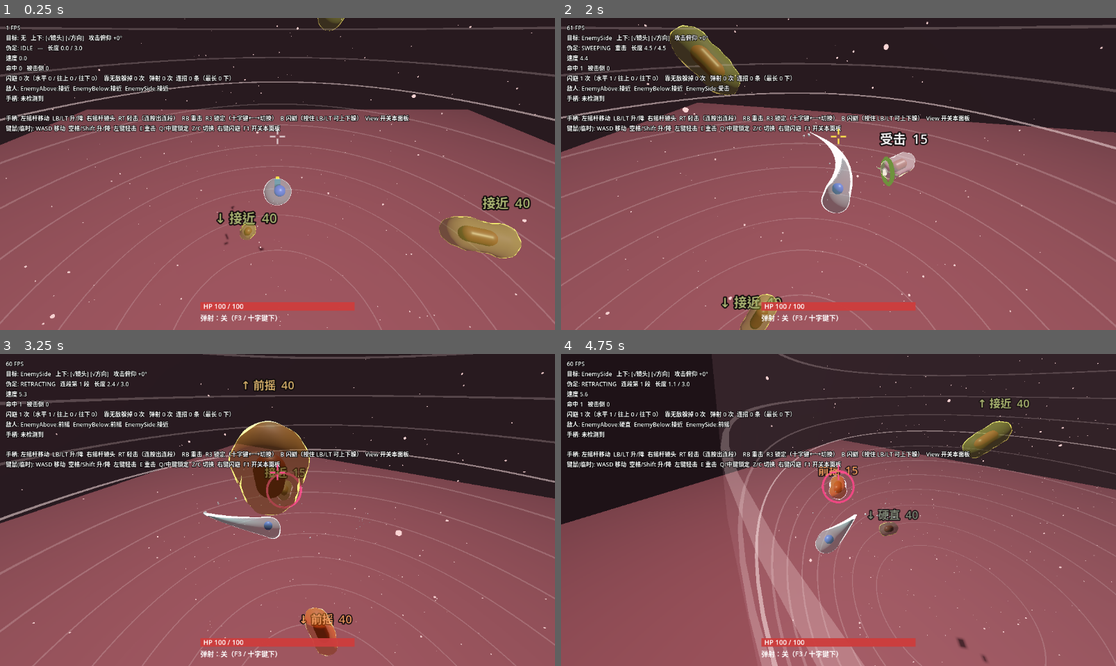
Above: before the commit, frames 1-4 (two rows, left to right).
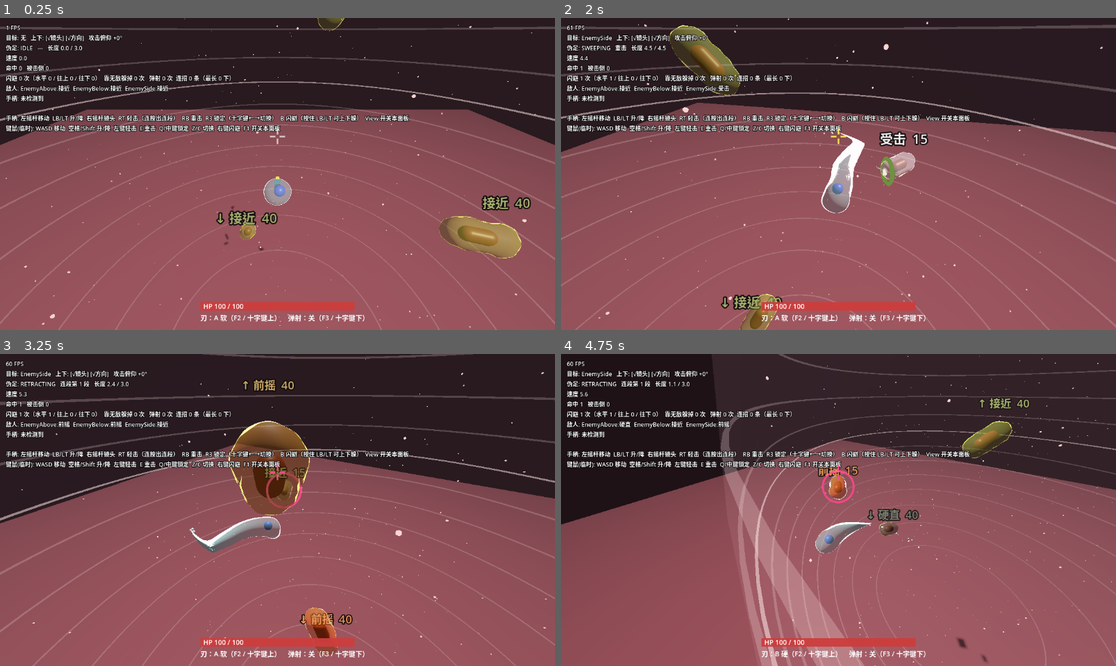
Above: after the commit, the same moments.

Repository: paddypasteur/cellgod
Game: Godot game, scene res://scenes/arena.tscn
Two runs of this game, one before a commit and one after it. Both use one fixed random seed, a clock stepped at 60 frames per second and the inputs below.
Inputs (mouse positions are in pixels of both pictures, inside the frame that each line leads up to):
- Up to frame 1 (0.25 s): no input
- Up to frame 2 (2 s): move the mouse to (960, 158) at 0.52 s; hold D (move_right) 0.53-1.28 s; right-click (960, 158) at 0.6 s; click (960, 158) at 0.67 s; move the mouse to (727, 189) at 1.27 s; hold S (move_back) from 1.28 s (still down); tap E (heavy_attack) at 1.35 s
- Up to frame 3 (3.25 s): move the mouse to (333, 441) at 2.02 s; release S (move_back) at 2.03 s; hold D (move_right) 2.03-2.78 s; tap C (lock_next) at 2.1 s; move the mouse to (249, 572) at 2.77 s; hold W (move_forward) from 2.78 s (still down); tap Q (lock_on) at 2.85 s; click (249, 572) at 2.92 s
- Up to frame 4 (4.75 s): move the mouse to (1005, 556) at 3.52 s; release W (move_forward) at 3.53 s; hold A (move_left) from 3.53 s (still down); tap Z (lock_prev) at 3.6 s; tap F2 (toggle_ab, bound only after the commit) at 4.15 s; move the mouse to (672, 463) at 4.27 s; click (672, 463) at 4.35 s

The runs differ from the first frame. In frame 1, 0.3% of the frame differs, in the area x 36-66%, y 95-98%; in frame 2, 0.7%; in frame 3, 1.0%, in the area x 34-67%, y 44-98%; in frame 4, 0.5%.

Commit message:
刃改片状并收尖；刃沿长度分段弹簧做出韧劲，甩多少做成 A/B（F2/十字键上）；剪影工具改玩家视角；统计加高度中位数、锁定前受击率、锁着/没锁分列
Co-Authored-By: Claude Opus 5.5 <noreply@anthropic.com>

Diff:
--- a/scripts/autoload/input_setup.gd
+++ b/scripts/autoload/input_setup.gd
@@ -31,8 +31,10 @@
     _add_action(&"camera_down", [_joy_axis(JOY_AXIS_RIGHT_Y, 1.0)])
 
     _add_action(&"toggle_debug", [_key(KEY_F1), _joy_button(JOY_BUTTON_BACK)])
-    # 能力开关（当前：弹射），给开发者当场对比用。以后有 A/B 在测时，F2 / 十字键上留给 A/B 切换
+    # 能力开关（当前：弹射），给开发者当场对比用
     _add_action(&"toggle_ability", [_key(KEY_F3), _joy_button(JOY_BUTTON_DPAD_DOWN)])
+    # 当前在测的 A/B 切换（2026-11-28 起：刃的韧劲）
+    _add_action(&"toggle_ab", [_key(KEY_F2), _joy_button(JOY_BUTTON_DPAD_UP)])
     # 闪避：手柄 B（类魂惯例），键鼠临时用右键
     _add_action(&"dodge", [_mouse(MOUSE_BUTTON_RIGHT), _joy_button(JOY_BUTTON_B)])
 
--- a/scripts/debug/playtest_logger.gd
+++ b/scripts/debug/playtest_logger.gd
@@ -22,7 +22,7 @@
 ##   lock      锁定状态变化；info = on / off / switch
 ## sample 的 info = L 表示当时处于锁定状态；hurt 的 info = locked 表示挨打时处于锁定状态
 ##   input     玩家按下攻击或闪避；info = 动作名（算"命中后到下一次输入的间隔"用）
-## preset 列 = 当时在测的 A/B（2026-11-27 打击感 A/B 结束后暂时为空）；bounce 列 = 弹射能力开（1）/关（0）
+## preset 列 = 当时在测的 A/B（2026-11-28 起：刃的韧劲 A 软 / B 硬）；bounce 列 = 弹射能力开（1）/关（0）
 ##   chain 的结束原因 no_target = 窗口里推了方向按了攻击，但锥形里没目标（想弹没弹出来）
 
 @export var player: Player
@@ -206,7 +206,7 @@
         "" if is_nan(rel_y) else "%.2f" % rel_y,
         "" if on_screen < 0 else str(on_screen),
         _threat_count(),
-        "",
+        player.whip_preset,
         info,
         1 if player.ability_chain_launch else 0,
     ])
--- a/scripts/player/player.gd
+++ b/scripts/player/player.gd
@@ -273,14 +273,31 @@
 @export var blade_length_damping: float = 16.0
 ## 起手时刃的起点比判定起点再往后多少度：蓄的那一下往后拉
 @export var blade_wind_back_deg: float = 25.0
-## 尾部被甩在后面的程度：每 1 弧度/秒的挥动速度弯多少弧度；最多弯多少
-@export var blade_bend_per_speed: float = 0.035
-@export var blade_bend_max: float = 1.0
+## 韧劲（2026-11-28 开发者："整体看起来没有韧感"）：刃沿长度分成几段，每段追前一段，越往尖端越软。
+## 挥出去时尖端跟不上根部、整片向后弓；根部停下后尖端再抽过去——"弓 → 抽"
+## 甩多少是手感问题，做成 A/B 让开发者当场切（F2 / 十字键上）：
+##   A = 软，甩得多（尖端明显弓、收招时会打卷）；B = 硬，甩得少（只弓一点，收招不打卷）
+## 切换时会覆盖下面三个值
+@export_enum("A", "B") var whip_preset: String = "A":
+    set(value):
+        whip_preset = value
+        _apply_whip_preset()
+## 分几段
+@export_range(2, 8) var blade_segments: int = 4
+## 每往外一段，刚度乘以这个数（越小尖端越软、越跟不上）
+@export_range(0.1, 1.0) var blade_tip_softness: float = 0.6
+## 每段的阻尼比：越小抽回来时越弹（< 1 才会冲过头）
+@export_range(0.05, 1.5) var blade_segment_damping_ratio: float = 0.45
+## 每一段相对根部最多弯多少弧度（防止转一圈）
+@export var blade_bend_max: float = 1.4
 ## 根部有多宽（度）：膜上离出手方向这么多度以内的部分会被拉出去。越大和身体连得越自然
 @export_range(20.0, 85.0) var blade_root_deg: float = 72.0
-## 尖端粗细（相对根部）、沿挥动轴压扁的程度（刃是扁的）
-@export_range(0.0, 1.0) var blade_thin: float = 0.35
-@export_range(0.0, 1.0) var blade_flat: float = 0.75
+## 刃的横截面（2026-11-28 开发者："还是一个柱形""自然而然地过渡成偏片状的"）：
+## 在挥击平面内铺开的宽度倍数、垂直于挥击平面的厚度倍数。根部是身体（圆），往外逐渐过渡，尖端最扁
+@export var blade_width: float = 1.4
+@export_range(0.02, 1.0) var blade_thickness: float = 0.15
+## 刃尖收尖的程度（0 = 圆头，1 = 尖到一个点）
+@export_range(0.0, 1.0) var blade_tip_sharp: float = 0.85
 ## 伸出长度沿刃的分布：大于 1 时质量堆在根部、尖端是一根细刺（剪影像"球 + 针"）；接近 1 时从身体到刃尖均匀变细
 @export var blade_profile: float = 0.9
 ## 刃静止时也带一点弯（弧度），弯向挥过来的方向：停住时不是一根直棍
@@ -322,6 +339,9 @@
 var _mass_vel: Vector3 = Vector3.ZERO
 var _blade_angle: float = 0.0
 var _blade_angle_vel: float = 0.0
+## 刃沿长度的各段角度和角速度（0 = 根部 = _blade_angle）
+var _seg_angle: PackedFloat32Array = PackedFloat32Array()
+var _seg_vel: PackedFloat32Array = PackedFloat32Array()
 var _blade_len: float = 0.0
 var _blade_len_vel: float = 0.0
 var _blade_base: Vector3 = Vector3.FORWARD
@@ -443,6 +463,7 @@
     health = max_health
     _ensure_tiers()
     _apply_look()
+    _apply_whip_preset()
     _create_lock_marker()
 
 
@@ -463,6 +484,8 @@
         _heavy_buffer = input_buffer_time
     elif _is_fresh_press(event, &"dodge"):
         _dodge_buffer = dodge_buffer_time
+    elif _is_fresh_press(event, &"toggle_ab"):
+        whip_preset = "B" if whip_preset == "A" else "A"
     elif event.is_action_pressed(&"toggle_ability"):
         ability_chain_launch = not ability_chain_launch
         if not ability_chain_launch:
@@ -867,6 +890,7 @@
         _blade_angle += _blade_angle_vel * delta
         var follow: float = mass_follow_heavy if _attack_is_heavy else mass_follow_light
         mass_goal = _blade_dir() * follow * clampf(_blade_len / maxf(_target_length, 0.001), 0.0, 1.0)
+    _update_blade_segments(delta)
     var len_acc: float = (len_goal - _blade_len) * blade_length_stiffness - _blade_len_vel * blade_length_damping
     _blade_len_vel += len_acc * delta
     _blade_len = maxf(_blade_len + _blade_len_vel * delta, 0.0)
@@ -887,8 +911,8 @@
         _flow_align *= exp(-flow_align_decay * delta)
     _flow_advect += _flow_align * flow_advect_speed * delta
 
-    var bend: float = -_blade_angle_vel * blade_bend_per_speed - signf(_swing_end - _swing_start) * blade_rest_curve
-    bend = clampf(bend, -blade_bend_max, blade_bend_max)
+    var curve: PackedFloat32Array = _blade_bend_curve()
+    var bend: float = curve[4]
     if _body_material != null:
         # Player 自身不旋转，身体网格的模型空间就是世界朝向
         var m_len: float = _mass.length()
@@ -897,10 +921,11 @@
         _body_material.set_shader_parameter(&"pod_dir", _blade_dir())
         _body_material.set_shader_parameter(&"pod_len", _blade_len)
         _body_material.set_shader_parameter(&"pod_axis", _blade_axis)
-        _body_material.set_shader_parameter(&"pod_bend", bend)
+        _body_material.set_shader_parameter(&"pod_bend_curve", curve)
         _body_material.set_shader_parameter(&"pod_root_cos", cos(deg_to_rad(blade_root_deg)))
-        _body_material.set_shader_parameter(&"pod_thin", blade_thin)
-        _body_material.set_shader_parameter(&"pod_flat", blade_flat)
+        _body_material.set_shader_parameter(&"pod_width", blade_width)
+        _body_material.set_shader_parameter(&"pod_thickness", blade_thickness)
+        _body_material.set_shader_parameter(&"pod_tip_sharp", blade_tip_sharp)
         _body_material.set_shader_parameter(&"pod_profile", blade_profile)
         _body_material.set_shader_parameter(&"flow_dir", _flow_dir)
         _body_material.set_shader_parameter(&"flow_align", _flow_align)
@@ -919,6 +944,57 @@
             _droplets.initial_velocity_max = 2.0 + speed * 0.25
 
 
+func _apply_whip_preset() -> void:
+    if whip_preset == "A":
+        blade_tip_softness = 0.6
+        blade_segment_damping_ratio = 0.45
+        blade_bend_max = 1.4
+    else:
+        blade_tip_softness = 0.8
+        blade_segment_damping_ratio = 0.7
+        blade_bend_max = 0.8
+
+
+## 一串弹簧：第 i 段追第 i-1 段，刚度按 blade_tip_softness 逐段变小
+func _update_blade_segments(delta: float) -> void:
+    if _seg_angle.size() != blade_segments + 1:
+        _seg_angle.resize(blade_segments + 1)
+        _seg_vel.resize(blade_segments + 1)
+        for i: int in _seg_angle.size():
+            _seg_angle[i] = _blade_angle
+            _seg_vel[i] = 0.0
+    _seg_angle[0] = _blade_angle
+    _seg_vel[0] = _blade_angle_vel
+    var k: float = blade_angle_stiffness
+    for i: int in range(1, _seg_angle.size()):
+        k *= blade_tip_softness
+        var c: float = 2.0 * blade_segment_damping_ratio * sqrt(k)
+        var acc: float = (_seg_angle[i - 1] - _seg_angle[i]) * k - (_seg_vel[i] - _seg_vel[i - 1]) * c
+        _seg_vel[i] += acc * delta
+        _seg_angle[i] += _seg_vel[i] * delta
+        # 每段相对前一段的弯折有上限，防止转出一圈
+        var lim: float = blade_bend_max / blade_segments
+        var off: float = clampf(_seg_angle[i] - _seg_angle[i - 1], -lim, lim)
+        _seg_angle[i] = _seg_angle[i - 1] + off
+
+
+## 给着色器的 5 个采样点（根部 → 尖端）：各段相对根部的弯折，加上静止时的那一点弯
+func _blade_bend_curve() -> PackedFloat32Array:
+    var out := PackedFloat32Array()
+    out.resize(5)
+    var n: int = _seg_angle.size() - 1
+    var rest: float = -signf(_swing_end - _swing_start) * blade_rest_curve
+    for j: int in 5:
+        var f: float = j / 4.0
+        var off: float = 0.0
+        if n > 0:
+            var x: float = f * n
+            var i0: int = mini(int(floor(x)), n - 1)
+            off = lerpf(_seg_angle[i0], _seg_angle[i0 + 1], x - i0) - _seg_angle[0]
+        out[j] = clampf(off + rest * f, -blade_bend_max, blade_bend_max)
+    return out
+
+
 ## 画面上的刃当前指向（追判定的弹簧，不是判定本身）
 func _blade_dir() -> Vector3:
     return _blade_base.rotated(_blade_axis, _blade_angle)
@@ -930,6 +1006,11 @@
     _blade_axis = _swing_axis
     _blade_angle = _swing_start + deg_to_rad(blade_wind_back_deg) * signf(_swing_start)
     _blade_angle_vel = 0.0
+    _seg_angle.resize(blade_segments + 1)
+    _seg_vel.resize(blade_segments + 1)
+    for i: int in _seg_angle.size():
+        _seg_angle[i] = _blade_angle
+        _seg_vel[i] = 0.0
 
 
 func _create_droplets() -> void:
@@ -1529,7 +1610,8 @@
 
 ## 血条下面那行提示：弹射开关状态常驻（试玩时开发者要知道自己在玩哪种），闪避冷却中再加一句
 func get_hud_hint() -> String:
-    var hint: String = "弹射：%s（F3 / 十字键下）" % ("开" if ability_chain_launch else "关")
+    var hint: String = "刃：%s（F2 / 十字键上）    弹射：%s（F3 / 十字键下）" % [
+        "A 软" if whip_preset == "A" else "B 硬", "开" if ability_chain_launch else "关"]
     if _dodge_cooldown_timer > 0.0:
         hint += "    闪避冷却中"
     return hint
--- a/shaders/cell_membrane.gdshader
+++ b/shaders/cell_membrane.gdshader
@@ -41,16 +41,19 @@
 // 方向、伸出长度（米，从膜表面算）
 uniform vec3 pod_dir = vec3(0.0, 0.0, -1.0);
 uniform float pod_len = 0.0;
-// 挥动所绕的轴：刃在垂直于这根轴的平面里挥，所以沿这根轴压扁（刃是扁的，刃口朝运动方向）
+// 挥动所绕的轴：刃在垂直于这根轴的平面里挥
 uniform vec3 pod_axis = vec3(0.0, 1.0, 0.0);
-// 尖端相对根部被甩在后面的角度（弧度，正负表示方向），越往外弯得越多
-uniform float pod_bend = 0.0;
+// 刃沿长度各处相对根部的弯折角（弧度）：0 = 根部，4 = 尖端，中间线性插值。
+// 由脚本里一串越往尖端越软的弹簧算出——尖端跟不上根部、整片向后弓、到头再抽回来，这就是韧劲
+uniform float pod_bend_curve[5];
 // 根部有多宽：膜上离出手方向多少度以内的部分会被拉出去（存余弦）。越小根部越宽、和身体越连成一片
 uniform float pod_root_cos = 0.55;
-// 越往外越细：尖端的粗细相对根部
-uniform float pod_thin : hint_range(0.0, 1.0) = 0.25;
-// 沿挥动轴压扁的程度（1 = 压成薄片）
-uniform float pod_flat : hint_range(0.0, 1.0) = 0.75;
+// 横截面（2026-11-28 开发者："还是一个柱形……要自然而然地过渡成偏片状的"）：
+// 在挥击平面内铺开（宽度倍数）、垂直于挥击平面压扁（厚度倍数）。根部 = 身体是圆的，往外逐渐过渡，尖端最扁
+uniform float pod_width = 1.6;
+uniform float pod_thickness : hint_range(0.02, 1.0) = 0.15;
+// 刃尖收尖：没有这一项时，刃的末端还是原来那个球的球冠，圆头，剪影像香肠
+uniform float pod_tip_sharp : hint_range(0.0, 1.0) = 0.85;
 // 伸出长度沿突起的分布：大于 1 时质量集中在根部，尖端拉得更细长
 uniform float pod_profile = 1.4;
 // 刃的部分硬化（不透明、少起伏）
@@ -83,12 +86,16 @@
     if (pod_len > 0.001) {
         s = smoothstep(pod_root_cos, 1.0, dot(u, pod_dir));
         vec3 lat = rest - pod_dir * dot(rest, pod_dir);
-        lat -= pod_axis * dot(lat, pod_axis) * pod_flat * s;
-        lat *= mix(1.0, pod_thin, s);
+        float out_of_plane = dot(lat, pod_axis);
+        vec3 in_plane = lat - pod_axis * out_of_plane;
+        lat = in_plane * mix(1.0, pod_width, s) + pod_axis * out_of_plane * mix(1.0, pod_thickness, s);
+        lat *= 1.0 - pod_tip_sharp * s * s * s;
         float ext = pod_len * pow(s, pod_profile);
         p = pod_dir * (dot(rest, pod_dir) + ext) + lat;
-        // 越往外被甩得越靠后：整根弯成弧，前缘是凸的
-        float ang = pod_bend * ext / pod_len;
+        // 沿长度查弯折角：越往外弯得越多，弯成弧
+        float f = clamp(ext / pod_len, 0.0, 1.0) * 4.0;
+        int i0 = int(min(floor(f), 3.0));
+        float ang = mix(pod_bend_curve[i0], pod_bend_curve[i0 + 1], f - float(i0));
         p = rotate_axis(p, pod_axis, ang);
         // 法线近似：突起侧面朝外，尖端朝前
         vec3 side = lat + pod_dir * 0.15 * r;
--- a/tests/silhouette_strip.gd
+++ b/tests/silhouette_strip.gd
@@ -1,6 +1,6 @@
 extends SceneTree
 ## 逐帧剪影（DESIGN《攻击动作 = 全细胞惯性》的自检方法）：
-## 只放一个主角，透明背景，轻击、重击各拍 16 帧，俯视和身后两个角度。
+## 只放一个主角，透明背景，轻击、重击各拍 16 帧，俯视和玩家视角（游戏里的默认镜头）两个角度。
 ## 存出带透明通道的单帧 PNG，再由 tests/silhouette_strip.py 拼成纯色剪影条。
 ## 用法（窗口模式，会弹窗十来秒）：
 ##   godot --path . --resolution 400x400 -s tests/silhouette_strip.gd -- --out=输出目录
@@ -41,10 +41,13 @@
     _vp.add_child(_p)
     # 攻击的上下角度平时跟镜头俯仰走；俯视镜头会让它朝正下方打，剪影就不是游戏里的样子了
     _p.vertical_from_camera = false
+    for arg: String in OS.get_cmdline_user_args():
+        if arg.begins_with("--preset="):
+            _p.whip_preset = arg.trim_prefix("--preset=")
     # 重击的扇形预告是半透明的辅助图形，不属于细胞本身，剪影里不要它
     _p.show_reach_preview = false
     var t: int = 60
-    for view: String in ["top", "back"]:
+    for view: String in ["top", "game"]:
         for kind: String in ["light", "heavy"]:
             _plan.append([view, kind, t])
             t += FRAMES * (LIGHT_STEP if kind == "light" else HEAVY_STEP) + SETTLE
@@ -57,11 +60,18 @@
         _cam.position = Vector3(0.0, 15.0, -1.5)
         _cam.look_at(Vector3(0.0, 0.0, -1.5), Vector3.FORWARD)
     else:
-        # 和游戏里默认镜头差不多：身后、略高，往前看
+        # 玩家视角：按 arena.tscn 里 FollowCamera 的运行时默认值摆（俯角 35°、距离 7 米、注视点高 0.8 米、肩后偏移）。
+        # 2026-11-28 策划指出：以前"身后"那行俯角只有 14°，和玩家看到的不是一回事。合格与否以这一行为准
+        var arena: Node = (load("res://scenes/arena.tscn") as PackedScene).instantiate()
+        var fc: FollowCamera = arena.get_node("FollowCamera")
+        var pitch: float = deg_to_rad(fc.pitch_deg)
+        var orbit := Basis(Vector3.RIGHT, pitch)
+        var look := Vector3.UP * fc.look_height_offset + orbit.x * fc.shoulder_offset
         _cam.projection = Camera3D.PROJECTION_PERSPECTIVE
-        _cam.fov = 75.0
-        _cam.position = Vector3(0.0, 2.6, 7.0)
-        _cam.look_at(Vector3(0.0, 0.8, 0.0), Vector3.UP)
+        _cam.fov = fc.fov
+        _cam.position = look + orbit * Vector3(0.0, 0.0, fc.distance)
+        _cam.look_at(look, Vector3.UP)
+        arena.free()
 
 
 func _physics_process(_delta: float) -> bool:
Binary file added: docs/img/silhouette_2026-11-28_whipA.png
Binary file added: docs/img/silhouette_2026-11-28_whipB.png
Not shown, changed: docs/INBOX.md
Not shown, changed: docs/PLAYTEST.md
Not shown, changed: docs/STATE.md
